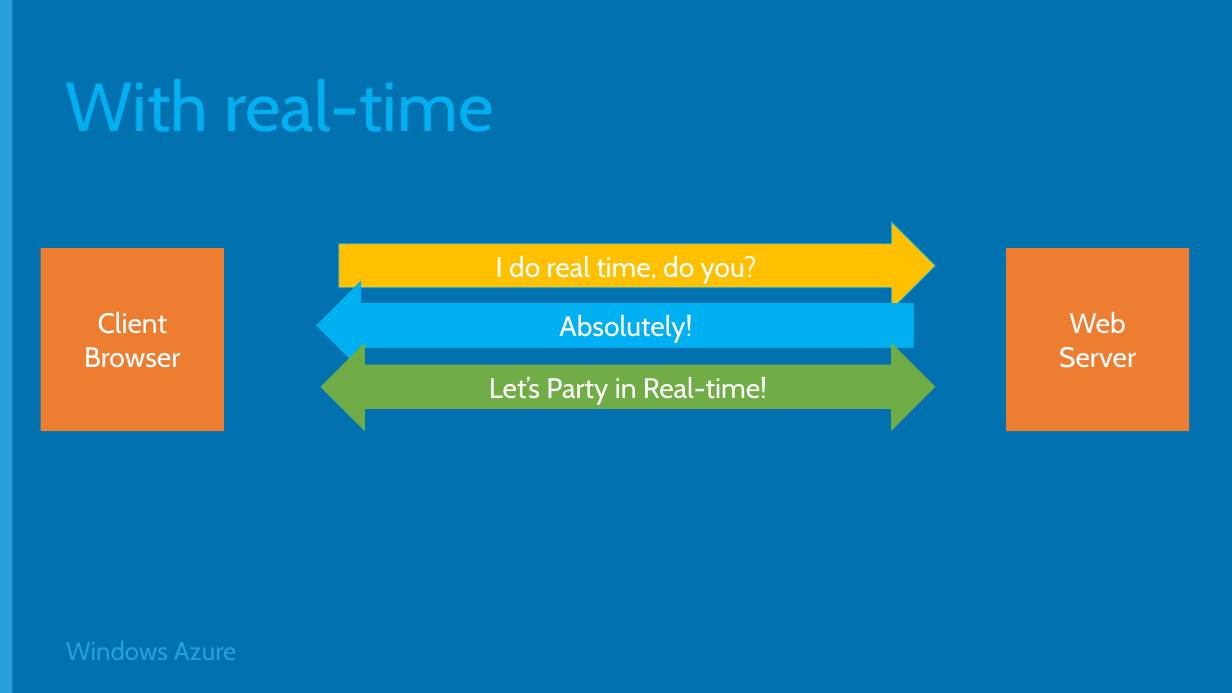
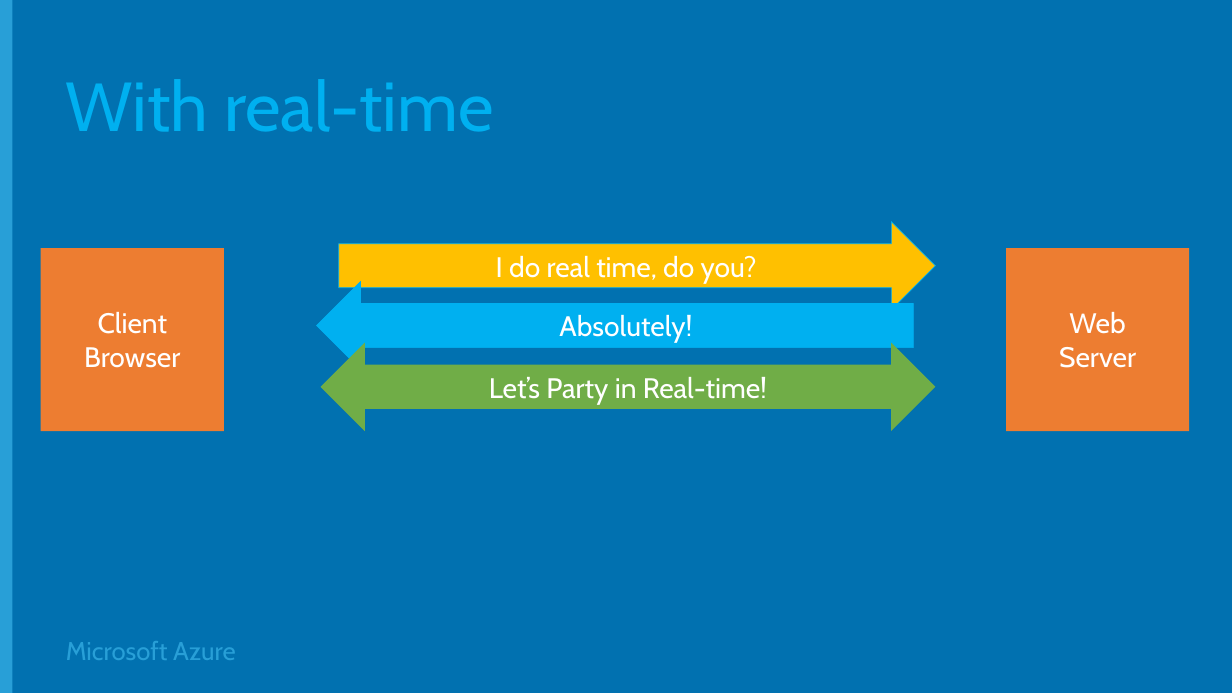
Before and after one commit to Microsoft-Web/WebCampTrainingKit, a slide deck: slide 4 of Presentation/Realtime/Realtime.pptx. Drawn at 1232x693 pixels with LibreOffice and Linux fonts; fonts in the diff are those of the drawing; background and template pictures are left out. Boxes give left, top, right and bottom in pixels: in the first picture for what was removed or moved away, otherwise in the second. Text is boxed around its words. In the diff, an @@ line names an element or a change of style, - is before the commit and + after.

```diff
--- a/Presentation/Realtime/Realtime.pptx
+++ b/Presentation/Realtime/Realtime.pptx
@@ text at (66,641,235,660): text changed @@
-Windows Azure
+Microsoft Azure
```
Also in this commit, not shown: 8 other slides changed, 1 slide added, 1 slide removed, 4 other files.
